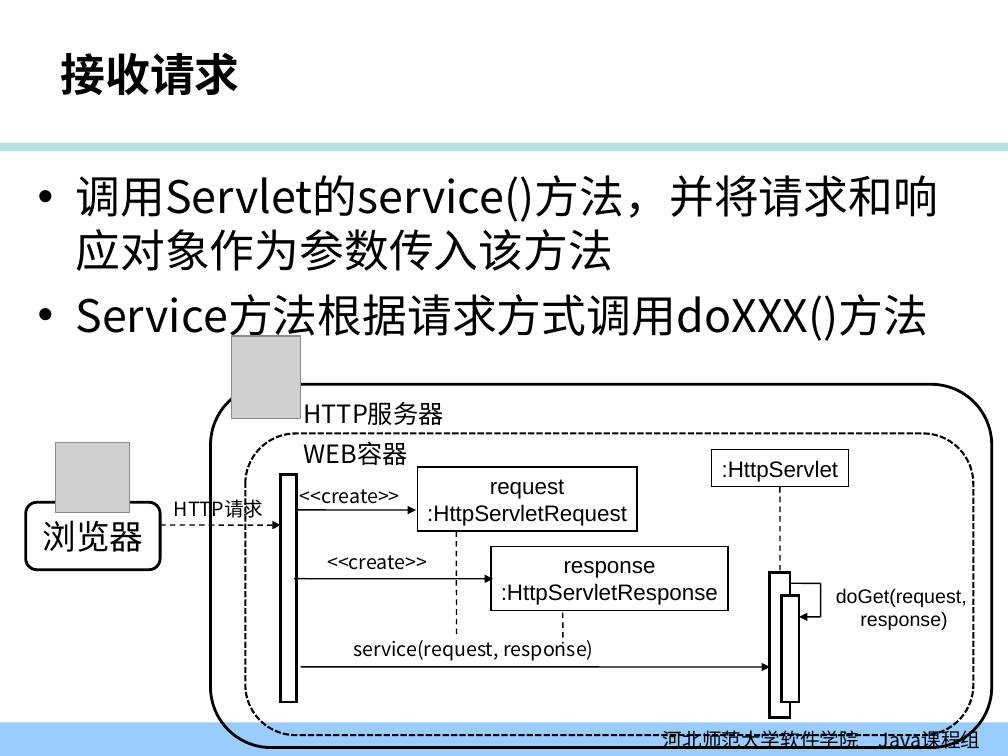
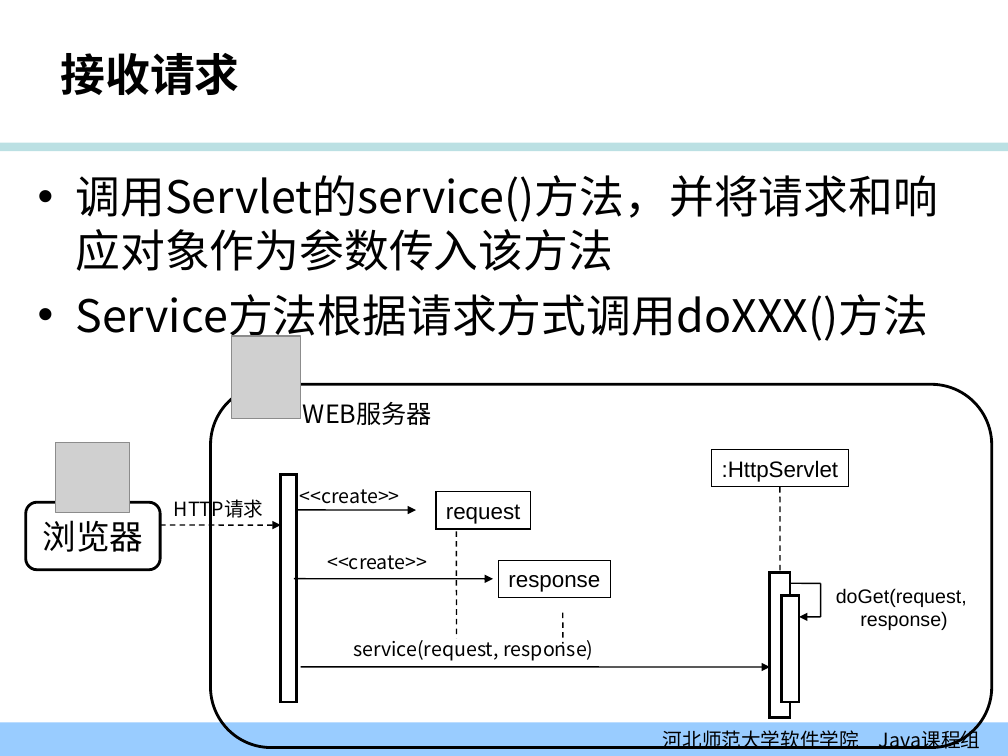
Before and after one commit to edu2act/course-JavaEE, a slide deck: slide 20 of 课程PPT/01-02_Servlet模型（一）.ppt. Drawn at 1008x756 pixels with LibreOffice and Linux fonts; fonts in the diff are those of the drawing; grey boxes stand for pictures; background and template pictures are left out. Boxes give left, top, right and bottom in pixels: in the first picture for what was removed or moved away, otherwise in the second. Text is boxed around its words. In the diff, an @@ line names an element or a change of style, - is before the commit and + after.

```diff
--- a/课程PPT/01-02_Servlet模型（一）.ppt
+++ b/课程PPT/01-02_Servlet模型（一）.ppt
@@ text at [303, 402, 432, 425]: text changed @@
-HTTP服务器
+WEB服务器
@@ rounded rectangle removed at [245, 433, 973, 735] @@
@@ text removed at [304, 441, 408, 465] @@
-WEB容器
@@ text in rectangle at [427, 504, 627, 526]: paragraph removed @@
-:HttpServletRequest
@@ rectangle "request": place and size @@
-rectangle "request" at [417, 467, 637, 531]
+rectangle "request" at [436, 492, 531, 529]
@@ rectangle "response": place and size @@
-rectangle "response" at [491, 546, 728, 611]
+rectangle "response" at [499, 560, 611, 598]
@@ text in rectangle at [501, 583, 718, 605]: paragraph removed @@
-:HttpServletResponse
```
Also in this commit, not shown: 10 other slides changed, 3 other files.
